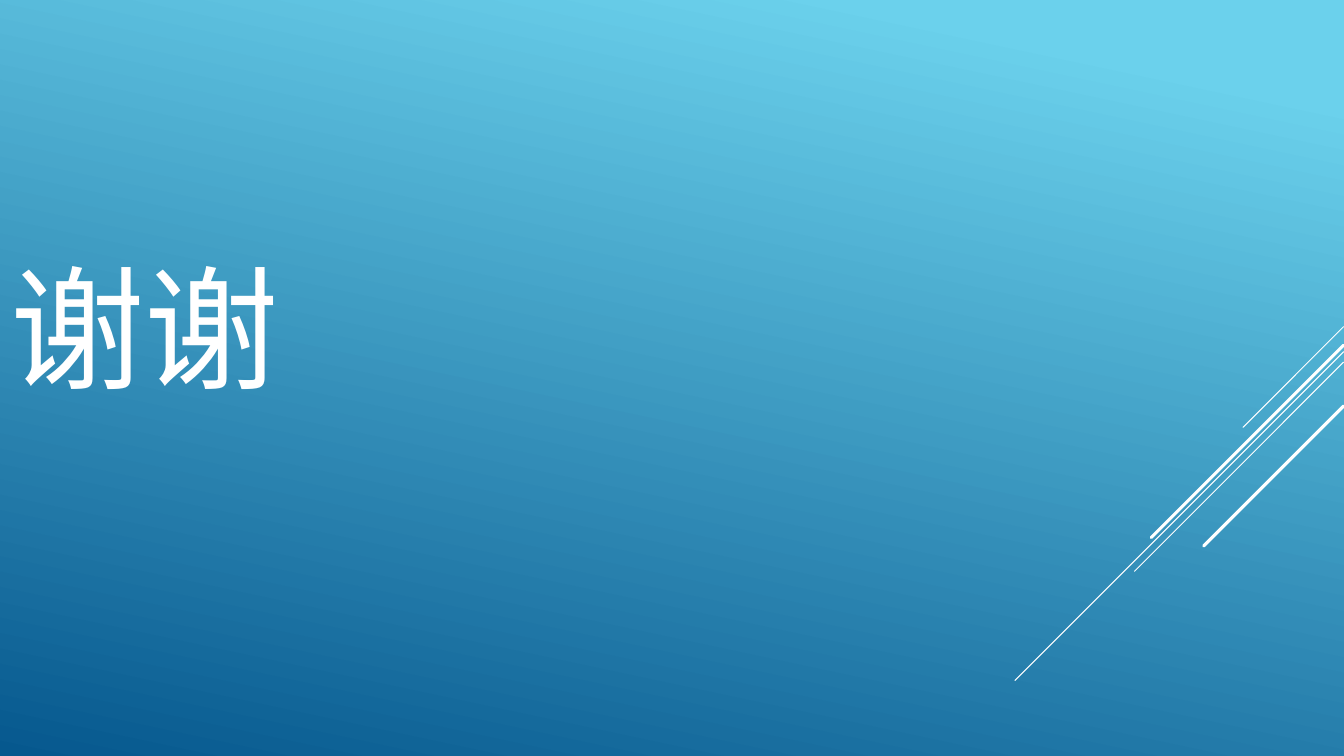
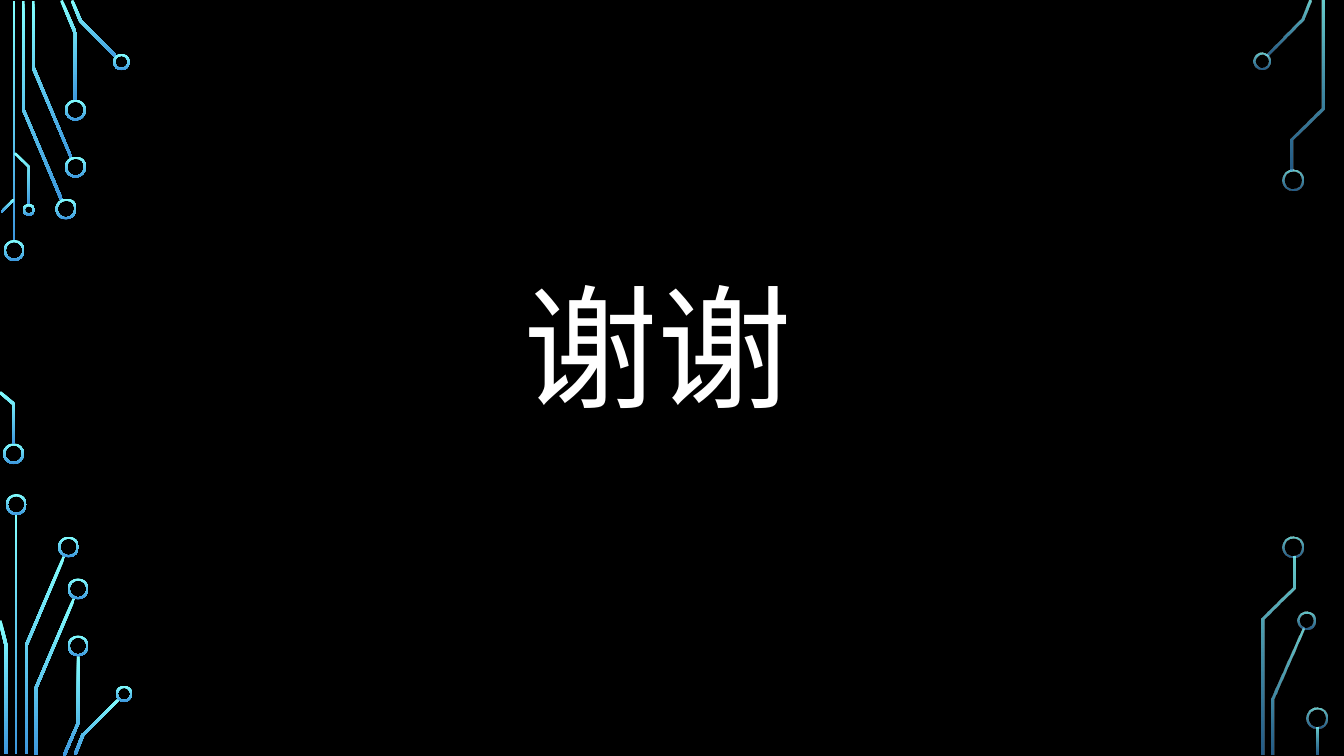
Before and after one commit to pleasureCode/myGraduationDesign, a slide deck: slide 10 of 演示.pptx. Drawn at 1344x756 pixels with LibreOffice and Linux fonts; fonts in the diff are those of the drawing; background and template pictures are left out. Boxes give left, top, right and bottom in pixels: in the first picture for what was removed or moved away, otherwise in the second. Text is boxed around its words. In the diff, an @@ line names an element or a change of style, - is before the commit and + after.

```diff
--- a/演示.pptx
+++ b/演示.pptx
@@ background gradient #6ED2EB to #06588E to picture (left out) @@
@@ title "谢谢": place and size @@
-title "谢谢" at bbox=[10, 266, 279, 389]
+title "谢谢" at bbox=[524, 285, 793, 408]
@@ title "谢谢" at bbox=[524, 285, 793, 408]: font TeX Gyre Adventor to Calibri; line spacing 1 to 0.9 @@
@@ group removed at bbox=[1015, 327, 1344, 681]: 5 lines @@
@@ group added at bbox=[0, 0, 1328, 756]: 33 freeform shapes, 3 rectangles @@
```
Also in this commit, not shown: 9 other slides changed, 5 other files.
